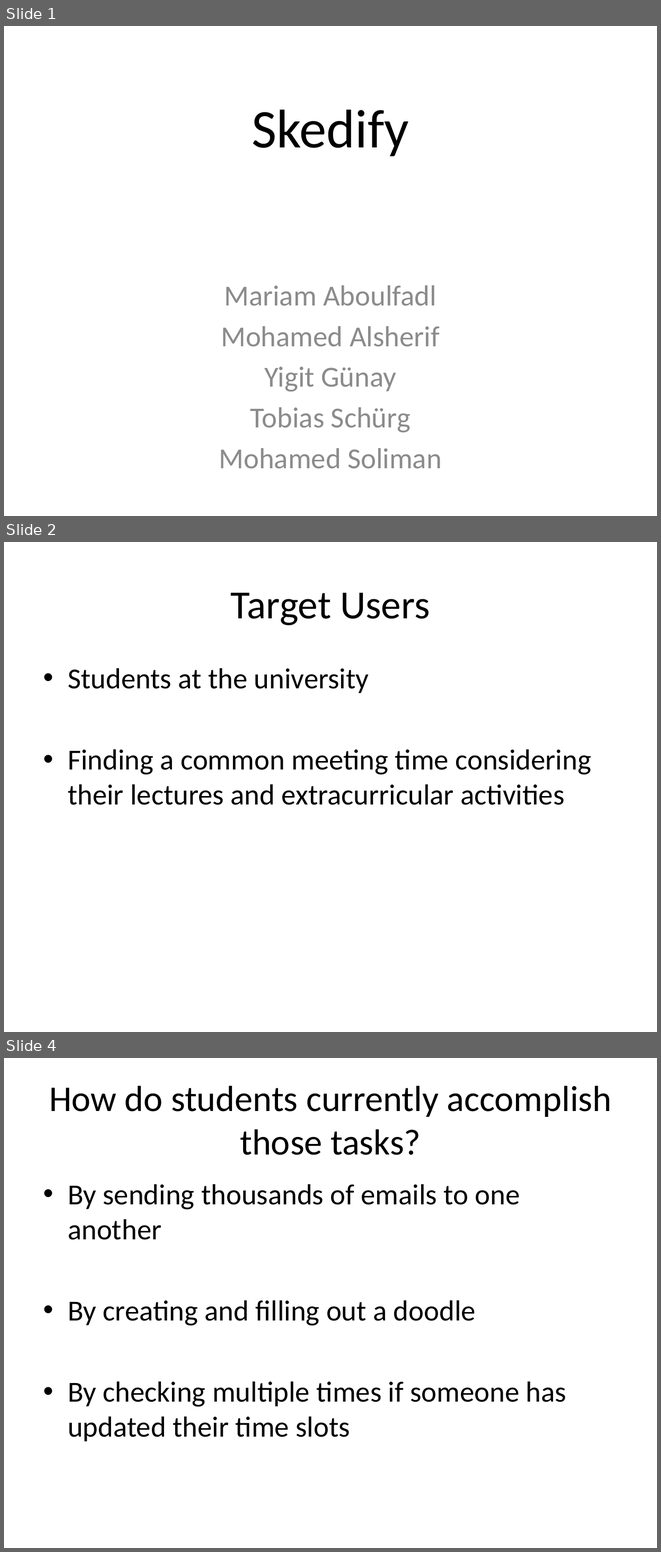
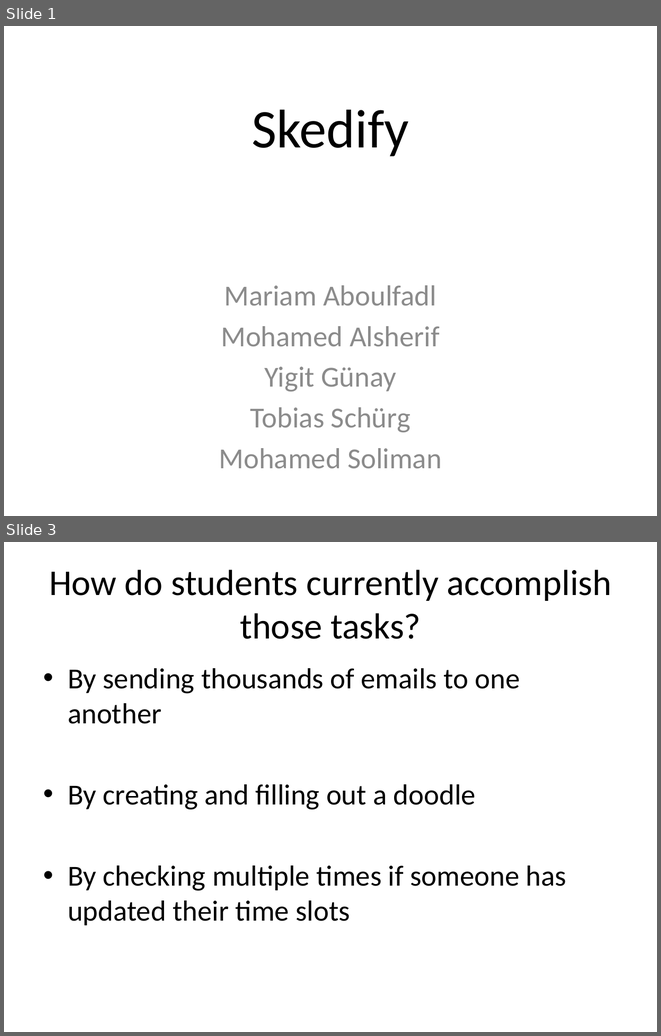
Before and after one commit to mremad/RWTH-iPhone-Project, a slide deck: Presentation.pptx. Shown one above the other, each under a label of ours: slides 1, 2 and 4 before the commit, slides 1 and 3 after it; the slides between them are not shown. The pictures are 661x1552 and 661x1036 pixels, drawn with LibreOffice and Linux fonts; fonts in the diff are those of the drawing. Boxes give left, top, right and bottom in pixels: in the first picture for what was removed or moved away, otherwise in the second. Text is boxed around its words. In the diff, an @@ line names an element or a change of style, - is before the commit and + after.

```diff
--- a/Presentation.pptx
+++ b/Presentation.pptx
@@ slide 2 removed at [4, 542, 657, 1032], background #FFFFFF @@
@@ title removed at [231, 592, 430, 625] @@
-Target Users
@@ text removed at [68, 668, 591, 805] @@
-• Students at the university
-• Finding a common meeting time considering their lectures and extracurricular activities
@@ what was slide 4 is now slide 3 @@
```
Also in this commit, not shown: 1 slide changed, 1 slide added, 4 other slides removed.
